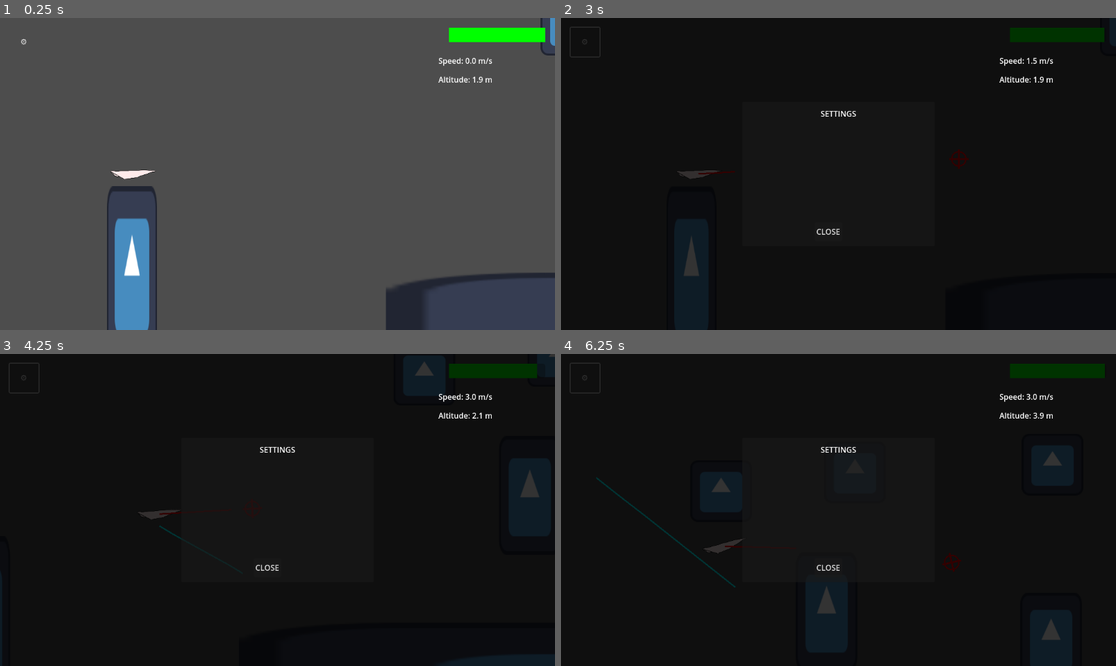
Above: before the commit, frames 1-4 (two rows, left to right).
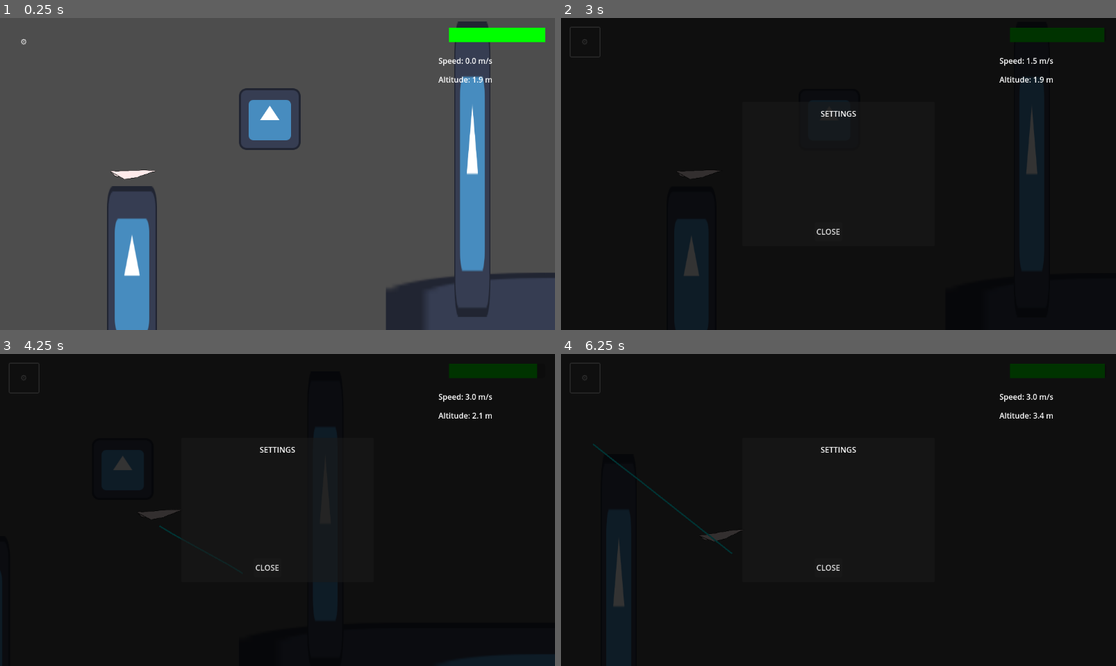
Above: after the commit, the same moments.

Repository: STUDIO-SINOKAYO/planegame
Game: Godot game, scene res://Scenes/level.tscn
Same seed, same stepped clock (60 frames per second), same inputs: the game is played once before the commit and once after it. The engine's default icon, where the game draws it, is replaced by a stand-in: a white triangle on a blue panel in a dark square.
Inputs (mouse positions are in pixels of both pictures, inside the frame that each line leads up to):
- Up to frame 1 (0.25 s): no input
- Up to frame 2 (3 s): click "⚙️" at 0.5 s; click "⚙️" at 1.25 s; click "⚙️" at 2 s; tap Enter (ui_accept) at 2.75 s; move the mouse to (960, 158) at 2.77 s; right-click (960, 158) at 2.85 s; click (960, 158) at 2.92 s
- Up to frame 3 (4.25 s): tap Enter (ui_accept) at 3.02 s; drag from (166, 525) to (249, 572) at 3.52 s
- Up to frame 4 (6.25 s): move the mouse to (894, 441) at 4.27 s; right-click (894, 441) at 4.35 s; click (894, 441) at 4.42 s; drag from (810, 572) to (672, 463) at 5.02 s; move the mouse to (1005, 556) at 5.77 s; right-click (1005, 556) at 5.85 s; click (1005, 556) at 5.92 s; tap Enter (ui_accept) at 6.02 s

The runs differ from the first frame. In frame 1, 4.9% of the frame differs, in the area x 43-100%, y 0-96%; in frame 2, 0.3%; in frame 3, 0.4%; in frame 4, 1.3%.

Commit message:
obstacles

Diff:
--- /dev/null
+++ b/Scenes/fire.tscn
@@ -0,0 +1,19 @@
+[gd_scene load_steps=4 format=3 uid="uid://ba0tj3luxxix5"]
+
+[ext_resource type="Texture2D" uid="uid://d02dwmif63q64" path="res://icon.svg" id="1_yr3ur"]
+[ext_resource type="PackedScene" uid="uid://drhhaegevd2g2" path="res://Scenes/killzone.tscn" id="2_idb68"]
+
+[sub_resource type="RectangleShape2D" id="RectangleShape2D_s2jnl"]
+size = Vector2(119, 118)
+
+[node name="Fire" type="Node2D"]
+
+[node name="Sprite2D" type="Sprite2D" parent="."]
+texture = ExtResource("1_yr3ur")
+
+[node name="Killzone" parent="." instance=ExtResource("2_idb68")]
+collision_layer = 2
+
+[node name="CollisionShape2D" type="CollisionShape2D" parent="Killzone"]
+position = Vector2(-0.5, 0)
+shape = SubResource("RectangleShape2D_s2jnl")
--- /dev/null
+++ b/Scenes/killzone.tscn
@@ -0,0 +1,13 @@
+[gd_scene load_steps=2 format=3 uid="uid://drhhaegevd2g2"]
+
+[ext_resource type="Script" uid="uid://4t8x482p2g3n" path="res://Scripts/killzone.gd" id="1_jvagm"]
+
+[node name="Killzone" type="Area2D"]
+script = ExtResource("1_jvagm")
+
+[node name="Timer" type="Timer" parent="."]
+wait_time = 0.051
+one_shot = true
+
+[connection signal="body_entered" from="." to="." method="_on_body_entered"]
+[connection signal="timeout" from="Timer" to="." method="_on_timer_timeout"]
--- a/Scenes/level.tscn
+++ b/Scenes/level.tscn
@@ -1,9 +1,14 @@
-[gd_scene load_steps=5 format=3 uid="uid://ig7nbplla4pc"]
+[gd_scene load_steps=8 format=3 uid="uid://ig7nbplla4pc"]
 
 [ext_resource type="Script" uid="uid://cqn84wdm076k5" path="res://Scripts/Level.gd" id="1_k5f4k"]
 [ext_resource type="Script" uid="uid://pakfejb3s2jx" path="res://Scripts/Plane.gd" id="2_6phgx"]
 [ext_resource type="Texture2D" uid="uid://d02dwmif63q64" path="res://icon.svg" id="2_81xng"]
 [ext_resource type="Texture2D" uid="uid://3ljseolo2rts" path="res://Assets/Spite.png" id="4_81xng"]
+[ext_resource type="PackedScene" uid="uid://ba0tj3luxxix5" path="res://Scenes/fire.tscn" id="5_wqkje"]
+[ext_resource type="PackedScene" uid="uid://csjtfwpgo02uf" path="res://Scenes/water.tscn" id="6_0f350"]
+
+[sub_resource type="RectangleShape2D" id="RectangleShape2D_0f350"]
+size = Vector2(41, 7)
 
 [node name="Level" type="Node2D"]
 script = ExtResource("1_k5f4k")
@@ -39,6 +44,18 @@
 position = Vector2(0.9, 1.06)
 scale = Vector2(0.2, 0.2)
 texture = ExtResource("4_81xng")
+
+[node name="CollisionShape2D" type="CollisionShape2D" parent="Plane"]
+position = Vector2(-3.5, -0.5)
+shape = SubResource("RectangleShape2D_0f350")
+
+[node name="Obstacles" type="Node2D" parent="."]
+
+[node name="Fire" parent="Obstacles" instance=ExtResource("5_wqkje")]
+position = Vector2(356, 293)
+
+[node name="water" parent="Obstacles" instance=ExtResource("6_0f350")]
+position = Vector2(777, 379)
 
 [node name="UI" type="CanvasLayer" parent="."]
 
@@ -196,53 +213,6 @@
 offset_right = 40.0
 offset_bottom = 62.0
 
-[node name="Icon" type="Sprite2D" parent="."]
-position = Vector2(982, 97)
-texture = ExtResource("2_81xng")
-
-[node name="Icon2" type="Sprite2D" parent="."]
-position = Vector2(1201, 347.5)
-scale = Vector2(1, 1.92969)
-texture = ExtResource("2_81xng")
-
-[node name="Icon2" type="Sprite2D" parent="Icon2"]
-position = Vector2(1034, -145.878)
-scale = Vector2(1, 1.92969)
-texture = ExtResource("2_81xng")
-
-[node name="Icon2" type="Sprite2D" parent="Icon2/Icon2"]
-position = Vector2(352, 170.529)
-scale = Vector2(1, 1.10541)
-texture = ExtResource("2_81xng")
-
-[node name="Icon2" type="Sprite2D" parent="Icon2/Icon2/Icon2"]
-position = Vector2(595, -114.911)
-scale = Vector2(1, 1.10541)
-texture = ExtResource("2_81xng")
-
-[node name="Icon3" type="Sprite2D" parent="."]
-position = Vector2(1260, 58)
-texture = ExtResource("2_81xng")
-
-[node name="Icon4" type="Sprite2D" parent="."]
-position = Vector2(1667, 403)
-scale = Vector2(1, 1.48438)
-texture = ExtResource("2_81xng")
-
-[node name="Icon5" type="Sprite2D" parent="."]
-position = Vector2(1670, 42)
-texture = ExtResource("2_81xng")
-
-[node name="Sprite2D3" type="Sprite2D" parent="."]
-position = Vector2(4589, 779)
-scale = Vector2(20.5313, 2.71875)
-texture = ExtResource("2_81xng")
-
-[node name="Sprite2D4" type="Sprite2D" parent="."]
-position = Vector2(7212, 795)
-scale = Vector2(20.5313, 2.71875)
-texture = ExtResource("2_81xng")
-
 [connection signal="game_over" from="Plane" to="." method="_on_game_over"]
 [connection signal="waypoint_reached" from="Plane" to="." method="_on_plane_waypoint_reached"]
 [connection signal="pressed" from="UI/SettingsButton" to="." method="_on_settings_pressed"]
--- /dev/null
+++ b/Scenes/water.tscn
@@ -0,0 +1,24 @@
+[gd_scene load_steps=4 format=3 uid="uid://csjtfwpgo02uf"]
+
+[ext_resource type="Texture2D" uid="uid://d02dwmif63q64" path="res://icon.svg" id="1_slmpt"]
+[ext_resource type="Script" uid="uid://dem8j6v2j76kv" path="res://Scripts/Water.gd" id="2_gf5bf"]
+
+[sub_resource type="RectangleShape2D" id="RectangleShape2D_gf5bf"]
+size = Vector2(63, 589)
+
+[node name="water" type="Node2D"]
+
+[node name="Sprite2D" type="Sprite2D" parent="."]
+position = Vector2(-0.500002, 18)
+scale = Vector2(0.585938, 4.79688)
+texture = ExtResource("1_slmpt")
+
+[node name="Area2D" type="Area2D" parent="."]
+script = ExtResource("2_gf5bf")
+
+[node name="CollisionShape2D" type="CollisionShape2D" parent="Area2D"]
+position = Vector2(-1.5, 15.5)
+shape = SubResource("RectangleShape2D_gf5bf")
+
+[connection signal="body_entered" from="Area2D" to="Area2D" method="_on_body_entered"]
+[connection signal="body_exited" from="Area2D" to="Area2D" method="_on_body_exited"]
--- a/Scripts/Level.gd
+++ b/Scripts/Level.gd
@@ -160,7 +160,7 @@
 		var loops = detect_loops_2()                 # Check for loops = wind physics
 		if(loops > 0):
 			# Create the red line connecting loop centers AFTER reparenting
-			create_red_line_after_reparent()
+			#create_red_line_after_reparent()
 
 			# Send loop data to the plane for wind physics (no speed changes)
 			var loop_centers = get_loop_centers()  # Get the red dot positions
@@ -448,8 +448,9 @@
 	var close = false
 	for i in range(0, current_drawing.size()):
 		##Check if plane is near current drawing
-		if plane.position.distance_to(current_drawing[i]) < 30:
+		if plane.position.distance_to(current_drawing[i]) < 50:
 			close = true
+			break
 	if close:
 		for i in range(0, loop_centers.size()):
 			waypoints.append(loop_centers[i])
--- a/Scripts/Plane.gd
+++ b/Scripts/Plane.gd
@@ -24,13 +24,13 @@
 @export var lift_power: float = 100.0 ## Additional lift force from wind effects
 
 @export_group("Velocity Visualization")
-@export var show_velocity_line: bool = true ## Whether to display the velocity direction line
+@export var show_velocity_line: bool = false ## Whether to display the velocity direction line
 @export var velocity_line_scale: float = 0.5 ## Scale factor for the velocity visualization line
 @export var velocity_line_color: Color = Color.RED ## Color of the velocity direction line
 @export var velocity_line_width: float = 3.0 ## Width of the velocity direction line in pixels
 
 @export_group("Waypoint System")
-@export var show_waypoint_visual: bool = true ## Whether to display the waypoint visual indicator
+@export var show_waypoint_visual: bool = false ## Whether to display the waypoint visual indicator
 @export var enable_debug_waypoint_click: bool = false ## Enable right-click to create waypoints for debugging
 @export var waypoint_reach_threshold: float = 50.0 ## Distance threshold to consider waypoint reached
 
--- /dev/null
+++ b/Scripts/Water.gd
@@ -0,0 +1,10 @@
+extends Area2D
+
+func _on_body_entered(body: Node2D) -> void:
+	print("Entered water")
+	body.gravity_strength *= 10
+
+
+func _on_body_exited(body: Node2D) -> void:
+	print("Exited water")
+	body.gravity_strength = body.gravity_strength/10
--- /dev/null
+++ b/Scripts/killzone.gd
@@ -0,0 +1,12 @@
+extends Area2D
+
+@onready var timer = $Timer
+
+func _on_body_entered(body):
+	print("death")
+	body.get_node("CollisionShape2D").queue_free()
+	timer.start()
+
+# Called every frame. 'delta' is the elapsed time since the previous frame.
+func _on_timer_timeout():
+	get_tree().reload_current_scene()
Not shown, added: Scripts/Water.gd.uid
Not shown, added: Scripts/killzone.gd.uid
